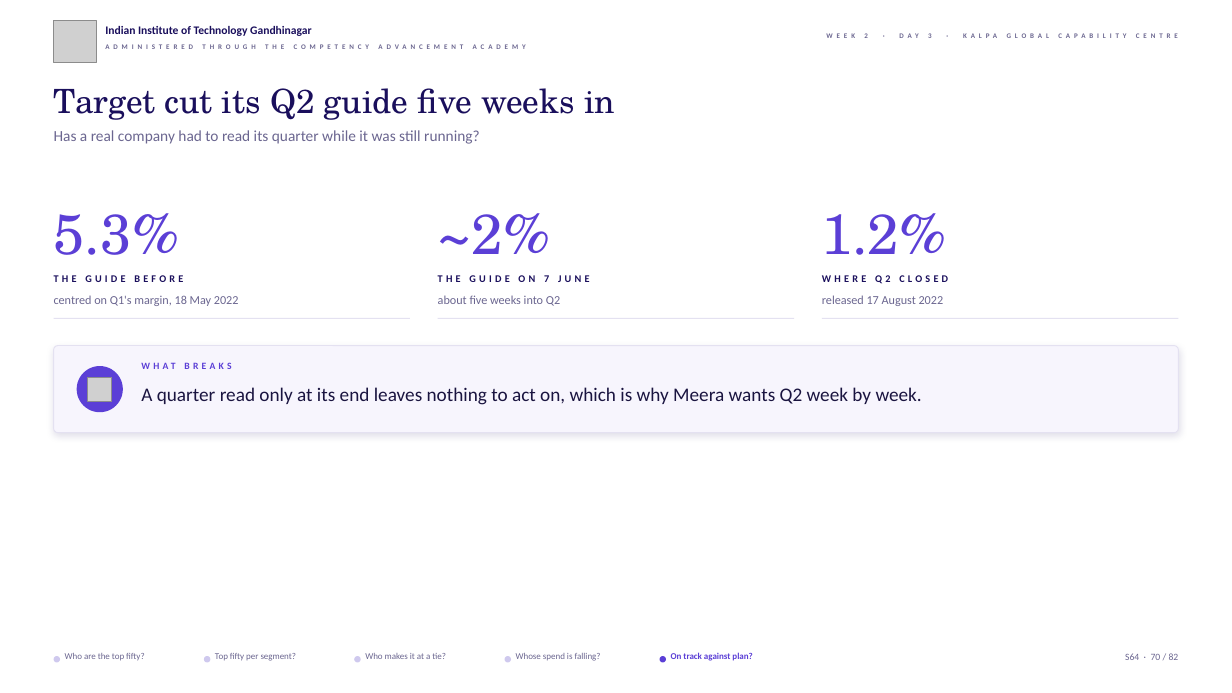
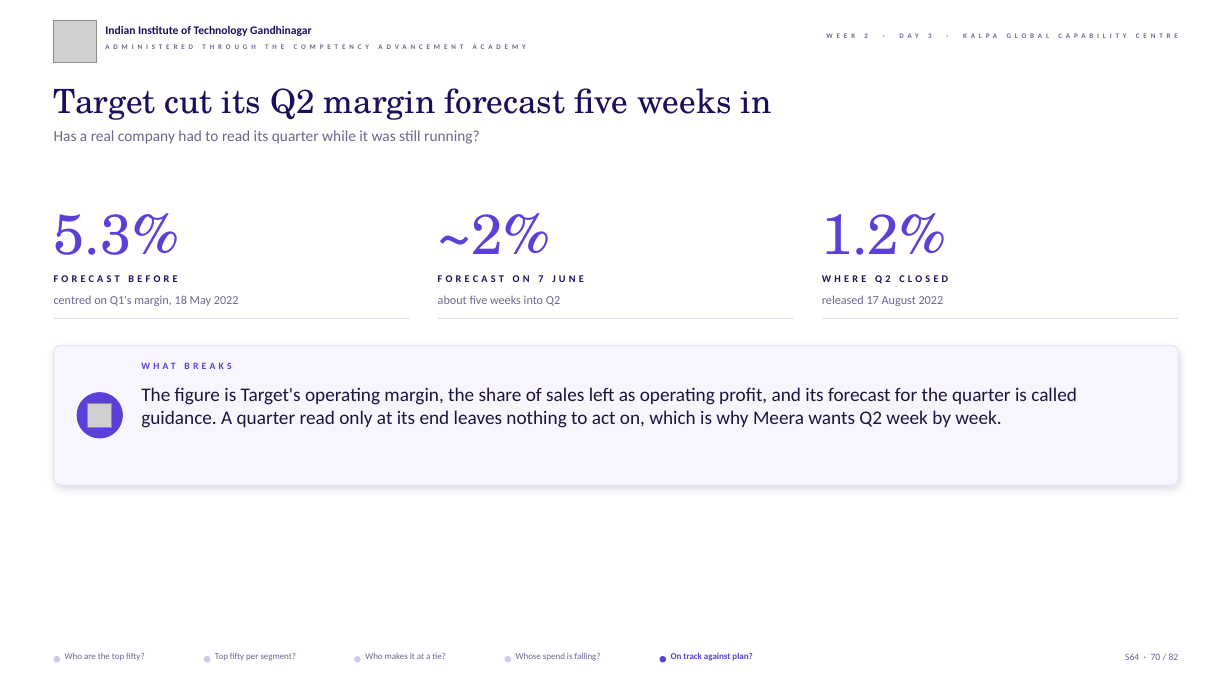
Before and after one commit to fde-academy-lab/c2-content-factory, a slide deck: slide 70 of content/W02/D3/slides/C2_W02_D03_half1_STUDENT.pptx. Drawn at 1232x693 pixels with LibreOffice and Linux fonts; fonts in the diff are those of the drawing; grey boxes stand for pictures; background and template pictures are left out. Boxes give left, top, right and bottom in pixels: in the first picture for what was removed or moved away, otherwise in the second. Text is boxed around its words. In the diff, an @@ line names an element or a change of style, - is before the commit and + after.

```diff
--- a/content/W02/D3/slides/C2_W02_D03_half1_STUDENT.pptx
+++ b/content/W02/D3/slides/C2_W02_D03_half1_STUDENT.pptx
@@ text at <box>54,88,772,120</box>: text changed @@
-Target cut its Q2 guide five weeks in
+Target cut its Q2 margin forecast five weeks in
@@ text at <box>54,275,177,282</box>: text changed @@
-THE GUIDE BEFORE
+FORECAST BEFORE
@@ text at <box>438,275,583,282</box>: text changed @@
-THE GUIDE ON 7 JUNE
+FORECAST ON 7 JUNE
@@ rounded rectangle: place and size @@
-rounded rectangle at <box>54,346,1178,433</box>
+rounded rectangle at <box>54,346,1178,485</box>
@@ text at <box>141,387,1077,428</box>: text changed @@
-A quarter read only at its end leaves nothing to act on, which is why Meera wants Q2 week by week.
+The figure is Target's operating margin, the share of sales left as operating profit, and its forecast for the quarter is called guidance. A quarter read only at its end leaves nothing to act on, which is why Meera wants Q2 week by week.
@@ ellipse: place and size @@
-ellipse at <box>77,366,123,412</box>
+ellipse at <box>77,393,123,439</box>
@@ picture: place and size @@
-picture at <box>88,377,112,401</box>
+picture at <box>88,404,112,428</box>
```
Also in this commit, not shown: 38 other slides changed, 43 other files.
